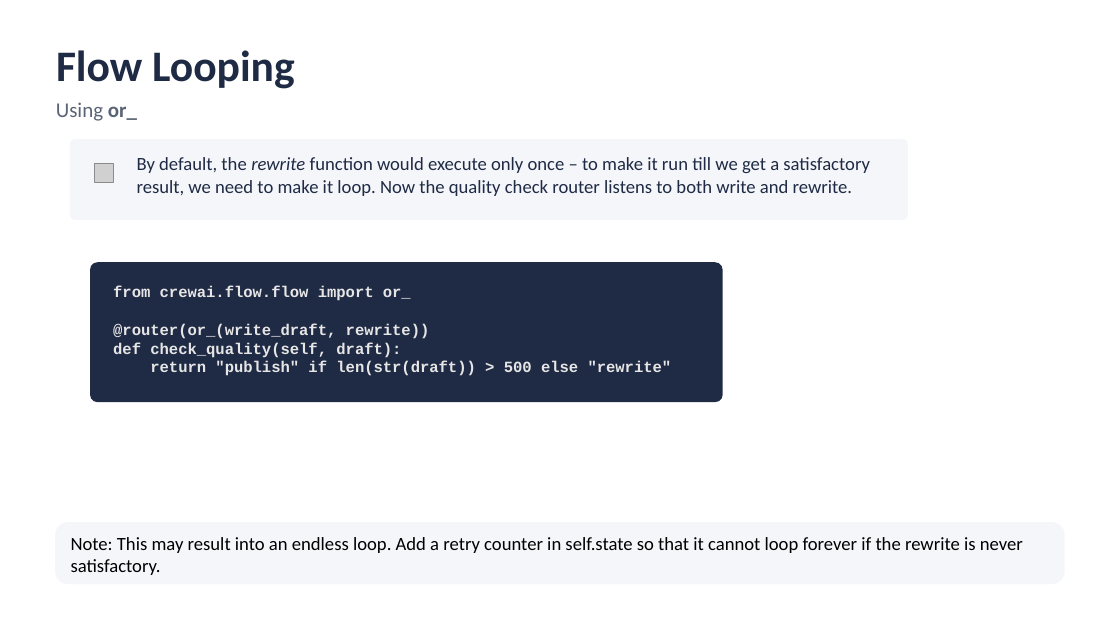
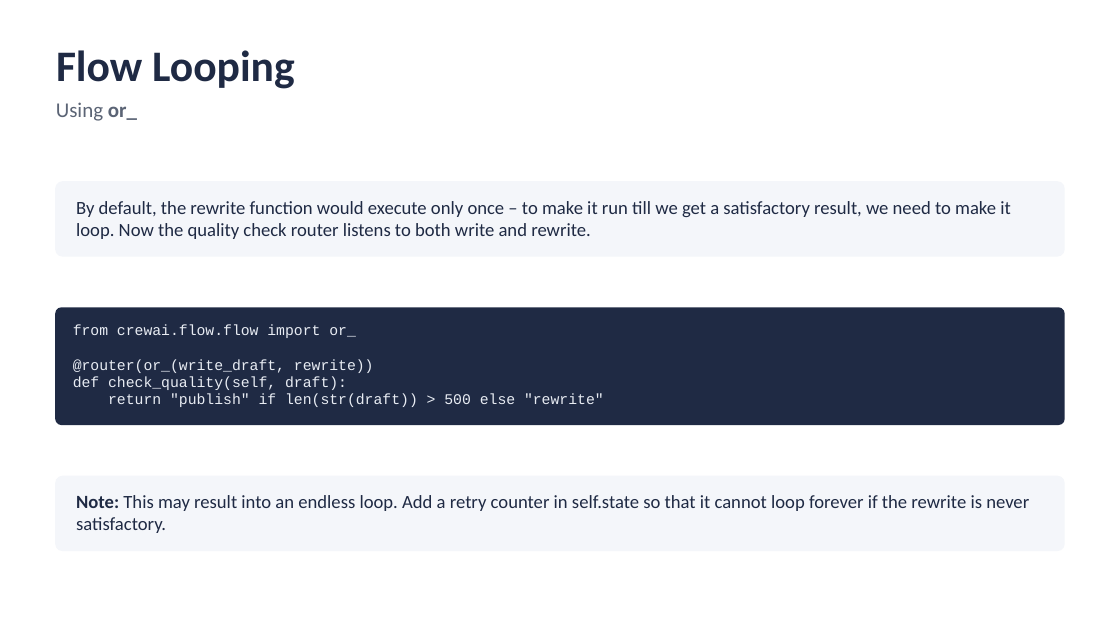
Before and after one commit to atulkahatecdac/agenticai, a slide deck: slide 91 of 16_PGP-Agentic/PGP_Agentic_AI.pptx (slide 92 before the commit). Drawn at 1120x630 pixels with LibreOffice and Linux fonts; fonts in the diff are those of the drawing; grey boxes stand for pictures. Boxes give left, top, right and bottom in pixels: in the first picture for what was removed or moved away, otherwise in the second. Text is boxed around its words. In the diff, an @@ line names an element or a change of style, - is before the commit and + after.

```diff
--- a/16_PGP-Agentic/PGP_Agentic_AI.pptx
+++ b/16_PGP-Agentic/PGP_Agentic_AI.pptx
@@ picture removed at <box>94,164,113,183</box> @@
@@ rounded rectangle: place and size @@
-rounded rectangle at <box>71,140,907,220</box>
+rounded rectangle at <box>56,183,1064,256</box>
@@ rounded rectangle at <box>56,183,1064,256</box>: proportions changed @@
@@ text "By default, the rewrite function ...": place and size @@
-text "By default, the rewrite function ..." at <box>137,157,870,196</box>
+text "By default, the rewrite function ..." at <box>76,201,1011,239</box>
@@ text "By default, the rewrite function ..." at <box>76,201,1011,239</box>: italic off in "rewrite"; less space between paragraphs @@
@@ rounded rectangle: place and size @@
-rounded rectangle at <box>91,263,721,402</box>
+rounded rectangle at <box>56,308,1064,424</box>
@@ text "from crewai.flow.flow import or_": place and size @@
-text "from crewai.flow.flow import or_" at <box>113,286,672,376</box>
+text "from crewai.flow.flow import or_" at <box>73,324,604,407</box>
@@ text "from crewai.flow.flow import or_" at <box>73,324,604,407</box>: size 10 to 9.5 pt, text colour #E7E6E6 to #E8ECF3, bold off; line spacing 1 to 0.98 @@
@@ rounded rectangle added at <box>56,476,1064,550</box>, fill #F4F6FA, outline #F4F6FA 1 pt @@
@@ text "Note: This may result into ...": place and size @@
-text "Note: This may result into ..." at <box>56,523,1064,584</box>
+text "Note: This may result into ..." at <box>76,495,1029,533</box>
@@ text "Note: This may result into ..." at <box>76,495,1029,533</box>: text colour #000000 to #1F2A44; bold on in "Note:"; fill #F4F6FA to none; outline #F4F6FA 1 pt to none @@
```
Also in this commit, not shown: 25 other slides changed, 1 slide removed, 14 other files.
